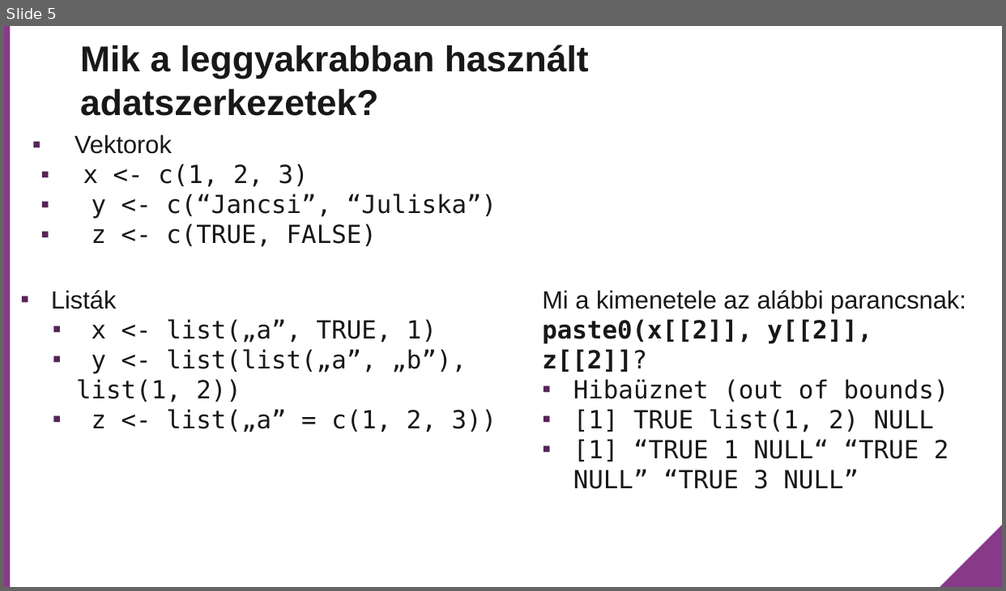
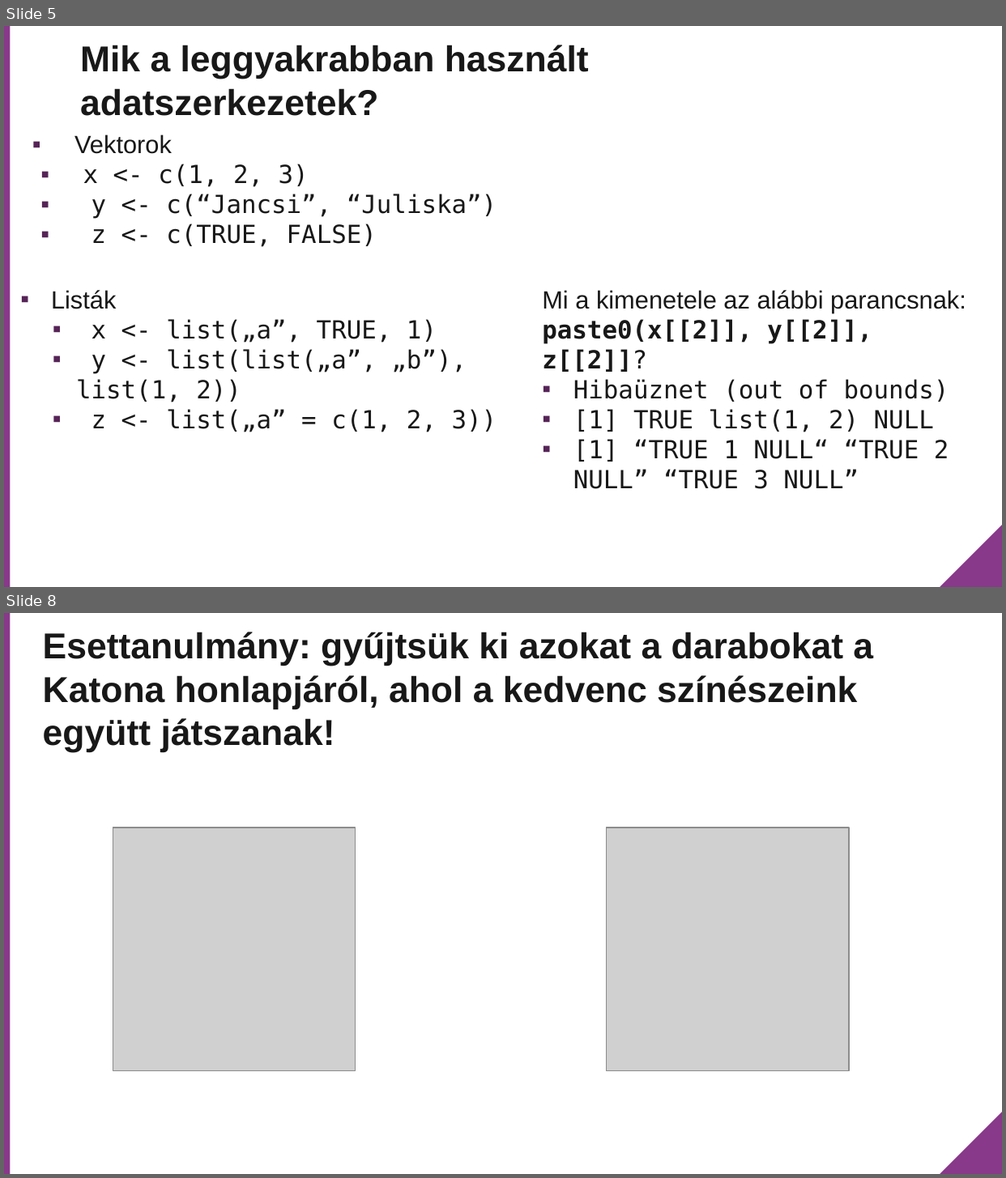
Before and after one commit to rladies/meetup-presentations_budapest, a slide deck: Meetup_2018_03_09/Data structures and loops/ppt/Adatszerkezetek.pptx. Shown one above the other, each under a label of ours: slide 5 before the commit, slides 5 and 8 after it; the slides between them are not shown. The pictures are 1006x591 and 1006x1178 pixels, drawn with LibreOffice and Linux fonts; fonts in the diff are those of the drawing; grey boxes stand for pictures; background and template pictures are left out. Boxes give left, top, right and bottom in pixels: in the first picture for what was removed or moved away, otherwise in the second. Text is boxed around its words. In the diff, an @@ line names an element or a change of style, - is before the commit and + after.

```diff
--- a/Meetup_2018_03_09/Data structures and loops/ppt/Adatszerkezetek.pptx
+++ b/Meetup_2018_03_09/Data structures and loops/ppt/Adatszerkezetek.pptx
@@ slide 8 added at [4, 613, 1002, 1174], background #FFFFFF; not listed: 2 template elements that a slide beside it also shows @@
@@ title added at [43, 632, 873, 752], 26 pt, text #181818, bold @@
+Esettanulmány: gyűjtsük ki azokat a darabokat a Katona honlapjáról, ahol a kedvenc színészeink együtt játszanak!
@@ picture added at [113, 828, 356, 1071] @@
@@ picture added at [607, 828, 850, 1071] @@
```
Also in this commit, not shown: 3 slides changed, 13 slides removed, 2 other files.
